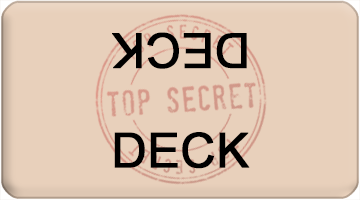
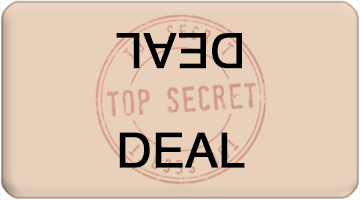
Layered file, before and after one edit (w=360, h=200). Changes by layer:
painted on "CODEWORDA" over [112, 32, 247, 69]
painted on "CODEWORDB" over [114, 132, 250, 169]
